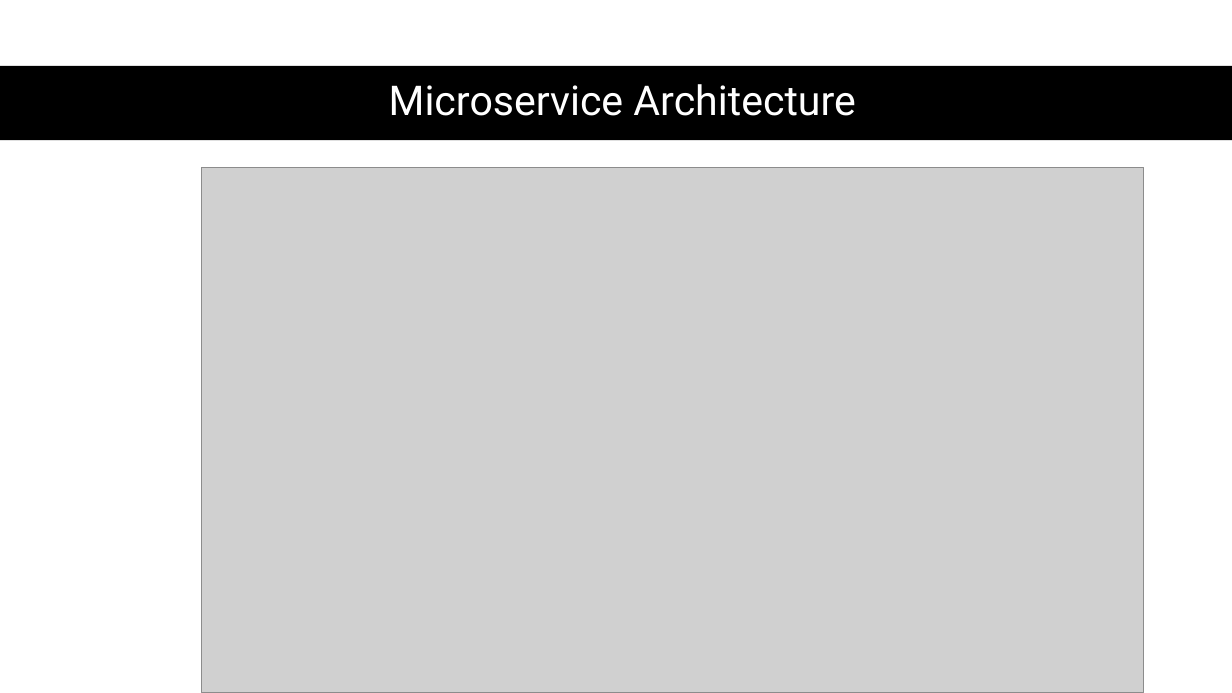
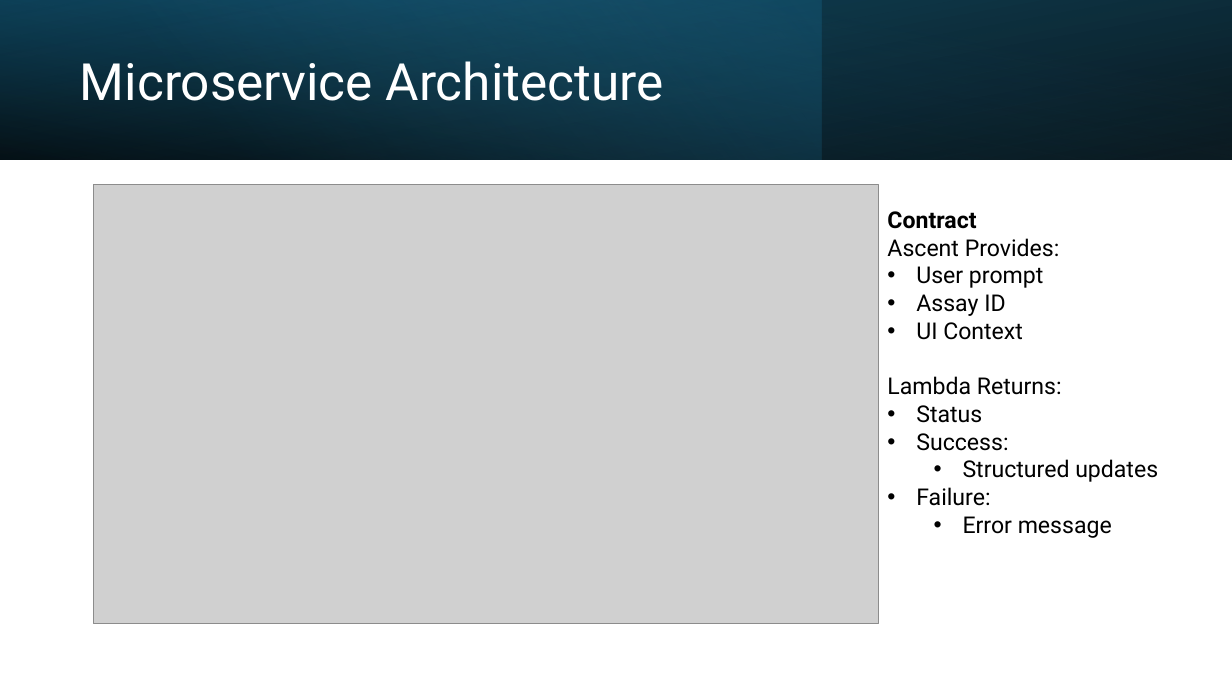
Before and after one commit to jonmontg/lambda-demo, a slide deck: slide 4 of presentation/Presentation.pptx. Drawn at 1232x693 pixels with LibreOffice and Linux fonts; fonts in the diff are those of the drawing; grey boxes stand for pictures. Boxes give left, top, right and bottom in pixels: in the first picture for what was removed or moved away, otherwise in the second. Text is boxed around its words. In the diff, an @@ line names an element or a change of style, - is before the commit and + after.

```diff
--- a/presentation/Presentation.pptx
+++ b/presentation/Presentation.pptx
@@ rectangle at [0,0,1232,159]: fill #000000 to gradient #000000 to #104862; mirrored; rotation 0 to 180 degrees @@
@@ rectangle added at [0,0,822,159], fill gradient #156082 to #46B1E1 @@
@@ rectangle added at [0,0,1232,159], fill gradient #000000 to #156082 @@
@@ title "Microservice Architecture": place and size @@
-title "Microservice Architecture" at [389,84,855,116]
+title "Microservice Architecture" at [80,61,664,101]
@@ title "Microservice Architecture" at [80,61,664,101]: size 32 to 40 pt; alignment centre to left @@
@@ picture: place and size @@
-picture at [201,167,1144,693]
+picture at [93,184,879,624]
@@ text added at [887,211,1158,538], 18 pt, text #000000 @@
+Contract
+Ascent Provides:
+• User prompt
+• Assay ID
+• UI Context
+Lambda Returns:
+• Status
+• Success:
+  • Structured updates
+• Failure:
+  • Error message
```
Also in this commit, not shown: 1 other slide changed, 1 slide added, 1 slide removed, 10 other files.
